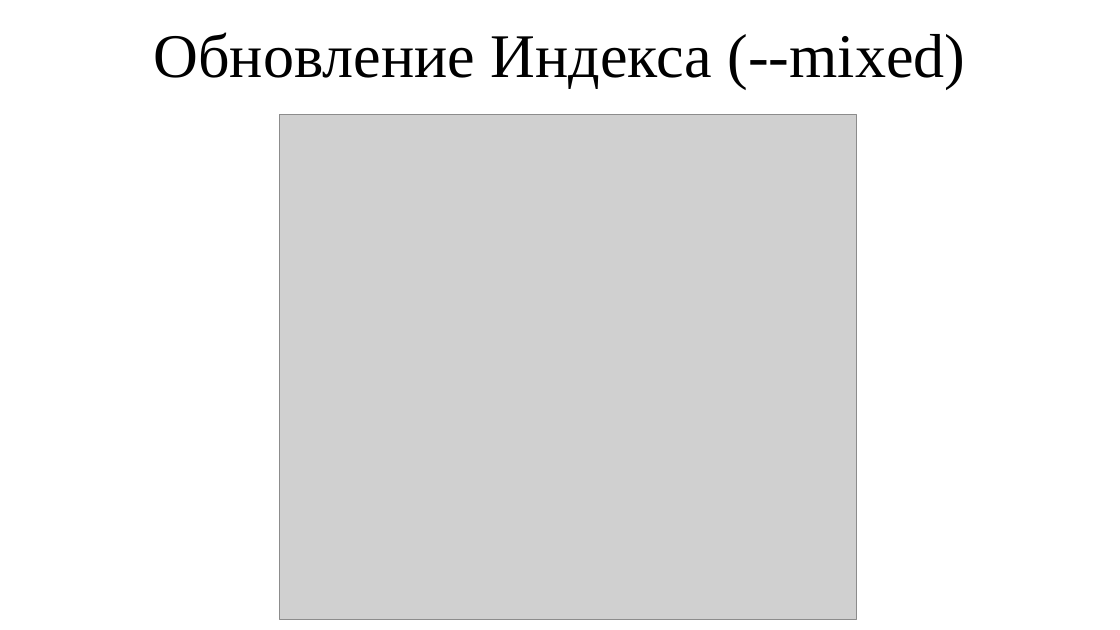
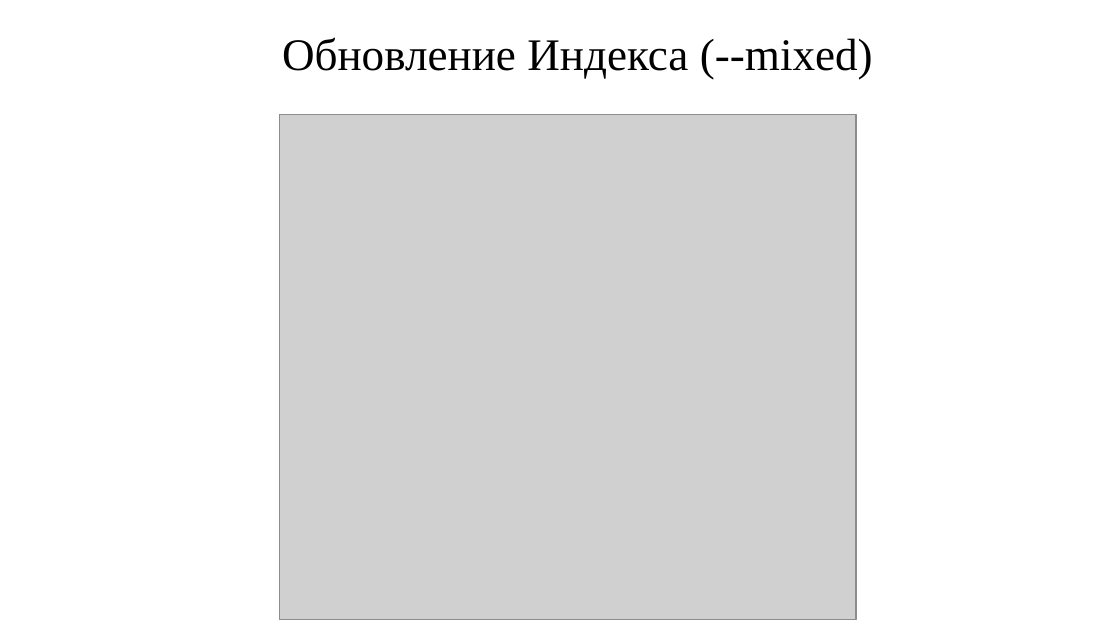
Before and after one commit to haska87/pm-19, a slide deck: slide 19 of lectures/NSP_l4.VSC_git_basics_continued.pptx (slide 18 before the commit). Drawn at 1120x630 pixels with LibreOffice and Linux fonts; fonts in the diff are those of the drawing; grey boxes stand for pictures. Boxes give left, top, right and bottom in pixels: in the first picture for what was removed or moved away, otherwise in the second. Text is boxed around its words. In the diff, an @@ line names an element or a change of style, - is before the commit and + after.

```diff
--- a/lectures/NSP_l4.VSC_git_basics_continued.pptx
+++ b/lectures/NSP_l4.VSC_git_basics_continued.pptx
@@ text "Обновление Индекса (--mixed)": place and size @@
-text "Обновление Индекса (--mixed)" at [153, 32, 966, 89]
+text "Обновление Индекса (--mixed)" at [282, 37, 873, 79]
@@ text "Обновление Индекса (--mixed)" at [282, 37, 873, 79]: size 44 to 32 pt @@
```
Also in this commit, not shown: 7 other slides changed, 1 slide added, 4 other files.
